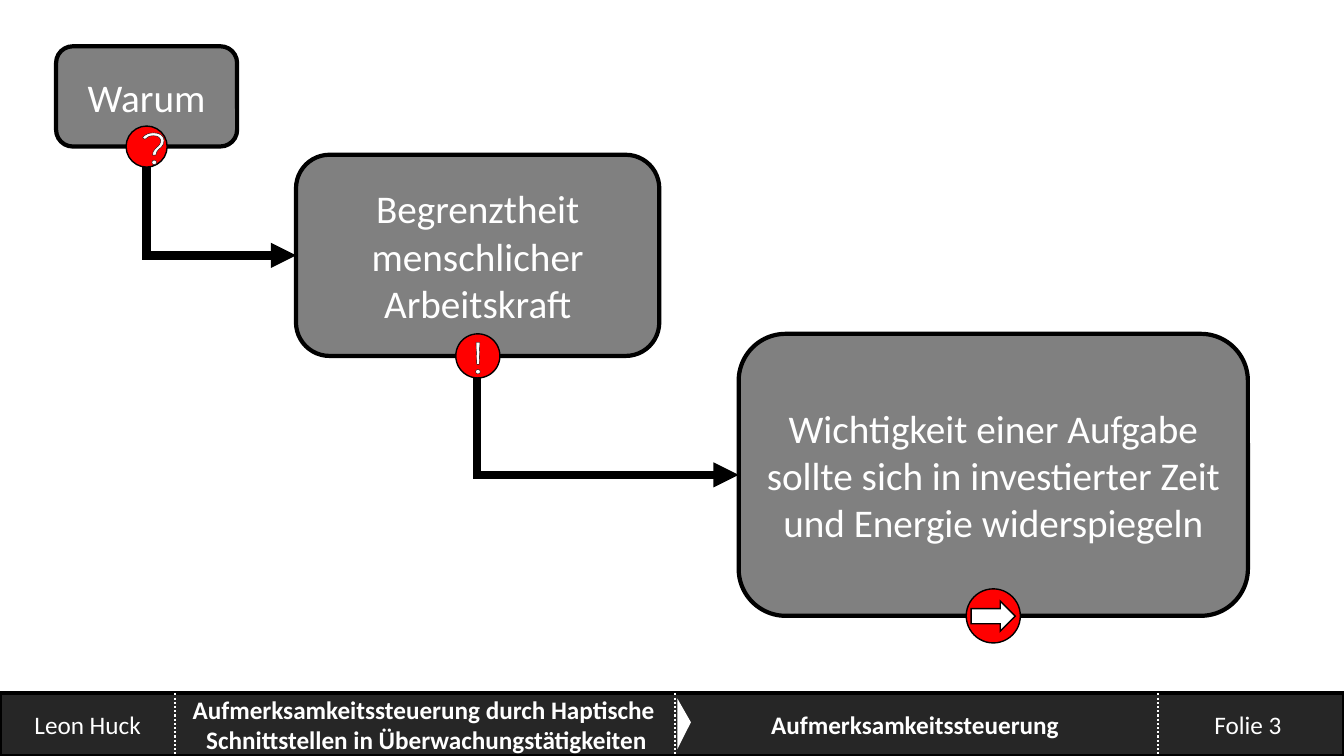
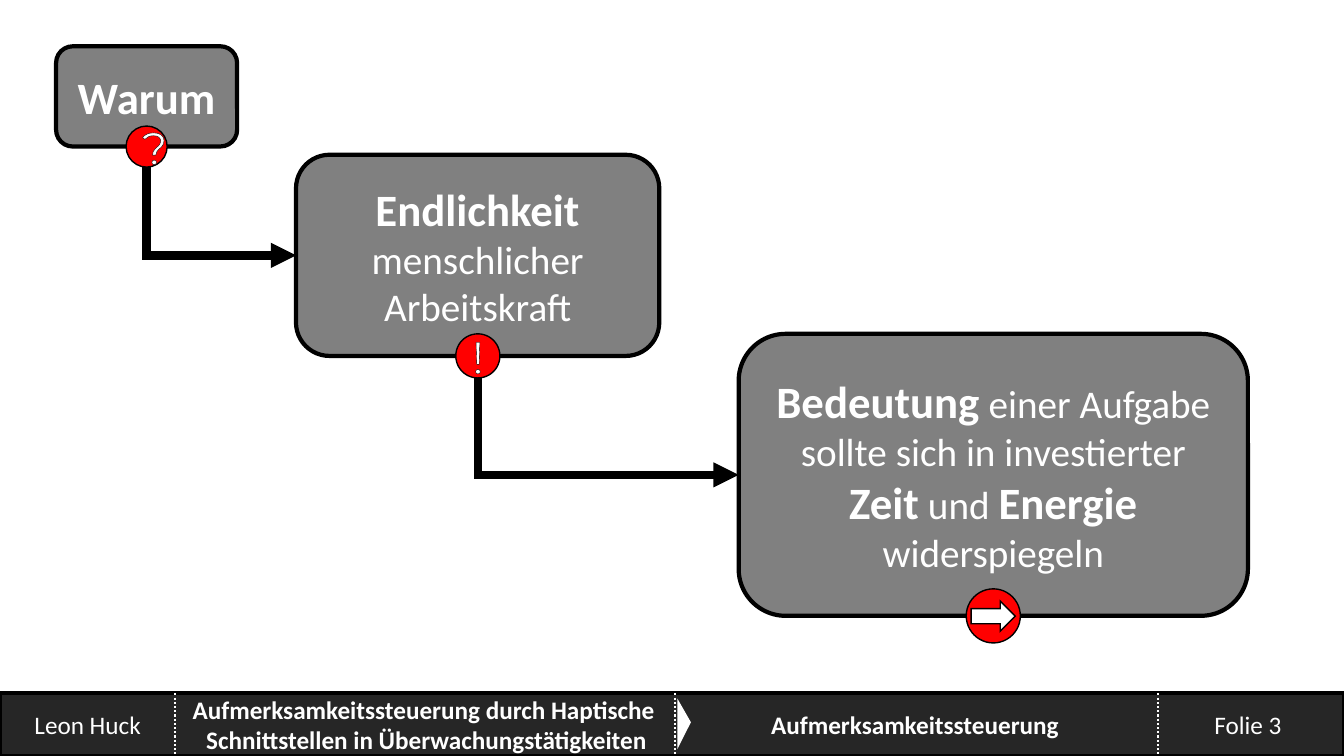
Before and after one commit to SaturnnrutaS/Proseminar-Mobile-Computing, a slide deck: slide 3 of 3 - Präsentation/Proseminar - Arbeitspräsentation.pptx. Drawn at 1344x756 pixels with LibreOffice and Linux fonts; fonts in the diff are those of the drawing; background and template pictures are left out. Boxes give left, top, right and bottom in pixels: in the first picture for what was removed or moved away, otherwise in the second. Text is boxed around its words. In the diff, an @@ line names an element or a change of style, - is before the commit and + after.

```diff
--- a/3 - Präsentation/Proseminar - Arbeitspräsentation.pptx
+++ b/3 - Präsentation/Proseminar - Arbeitspräsentation.pptx
@@ rounded rectangle "Warum" at box(56, 46, 238, 146): size 28 to 32 pt, bold on @@
@@ text in rounded rectangle at box(372, 194, 584, 321): text changed @@
-Begrenztheit menschlicher Arbeitskraft
+Endlichkeit menschlicher Arbeitskraft
@@ text in rounded rectangle at box(776, 386, 1210, 574): text changed @@
-Wichtigkeit einer Aufgabe sollte sich in investierter Zeit und Energie widerspiegeln
+Bedeutung einer Aufgabe sollte sich in investierter Zeit und Energie widerspiegeln
```
Also in this commit, not shown: 7 other slides changed, 1 slide removed, 4 other files.
